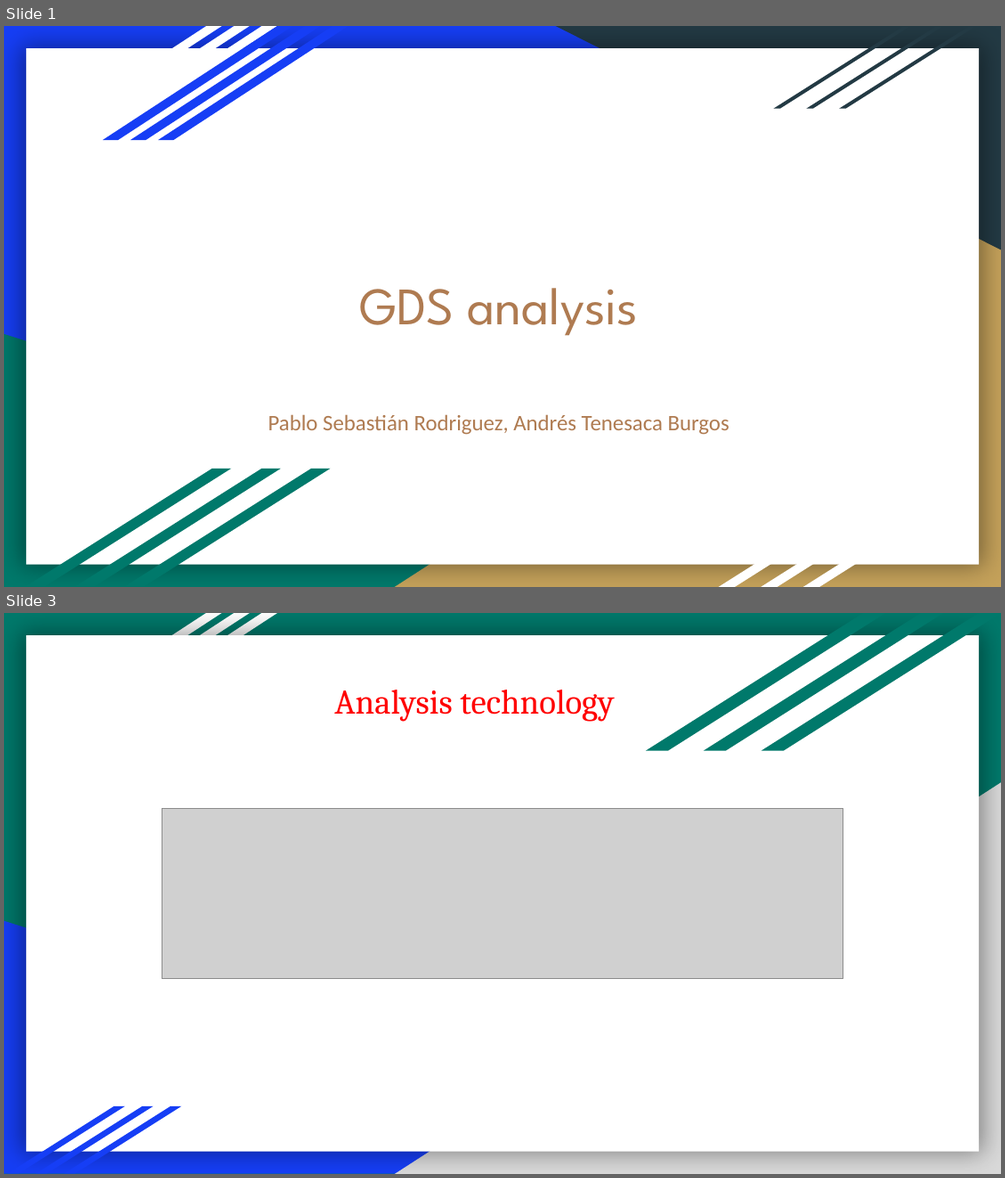
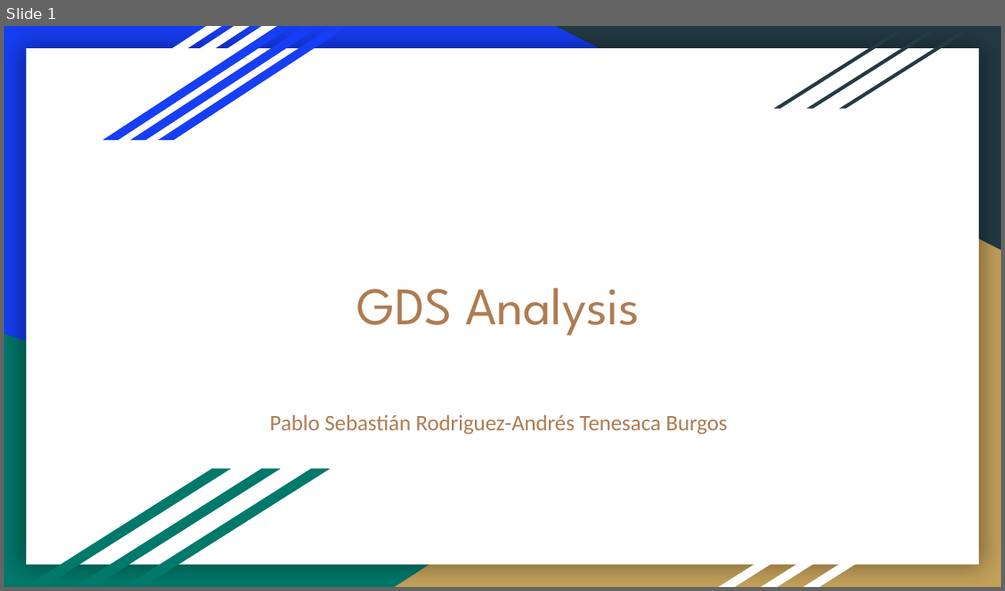
Before and after one commit to atenesaca/M12_Project, a slide deck: presentation/GDS presentation.pptx. Shown one above the other, each under a label of ours: slides 1 and 3 before the commit, slide 1 after it; the slides between them are not shown. The pictures are 1005x1178 and 1005x591 pixels, drawn with LibreOffice and Linux fonts; fonts in the diff are those of the drawing; grey boxes stand for pictures. Boxes give left, top, right and bottom in pixels: in the first picture for what was removed or moved away, otherwise in the second. Text is boxed around its words. In the diff, an @@ line names an element or a change of style, - is before the commit and + after.

```diff
--- a/presentation/GDS presentation.pptx
+++ b/presentation/GDS presentation.pptx
@@ slide 3 removed at [4,613,1001,1174], background #00796B; not listed: 4 template elements that a slide beside it also shows @@
@@ parallelogram removed at [646,613,885,751] @@
@@ parallelogram removed at [704,613,943,751] @@
@@ parallelogram removed at [761,613,1001,751] @@
@@ text removed at [334,690,614,722] @@
-Analysis technology
@@ right triangle removed at [395,782,1001,1174] @@
@@ picture removed at [162,809,842,979] @@
@@ right triangle removed at [4,921,808,1173] @@
@@ parallelogram removed at [8,1106,126,1173] @@
@@ parallelogram removed at [36,1106,154,1173] @@
@@ parallelogram removed at [64,1106,181,1173] @@
@@ slide 1 changed as well @@
@@ title at [357,288,639,336]: text changed @@
-GDS analysis
+GDS Analysis
@@ subtitle at [270,414,728,435]: text changed @@
-Pablo Sebastián Rodriguez, Andrés Tenesaca Burgos
+Pablo Sebastián Rodriguez-Andrés Tenesaca Burgos
```
Also in this commit, not shown: 1 other slide changed, 8 slides added, 8 other slides removed, 3 other files.
